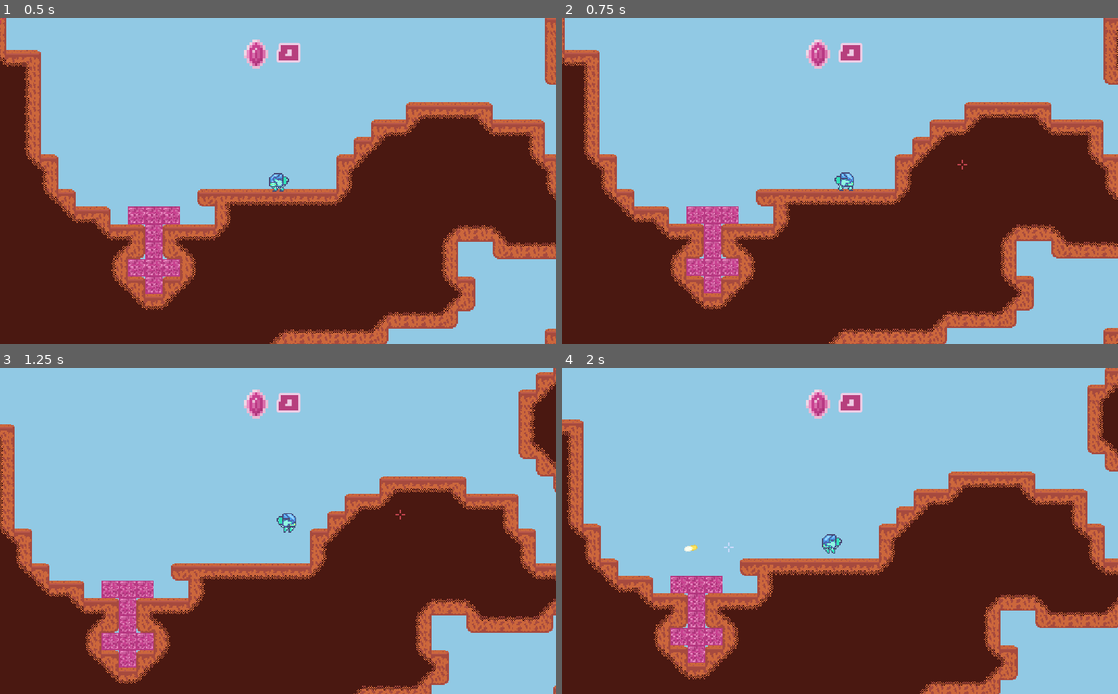
Above: before the commit, frames 1-4 (two rows, left to right).
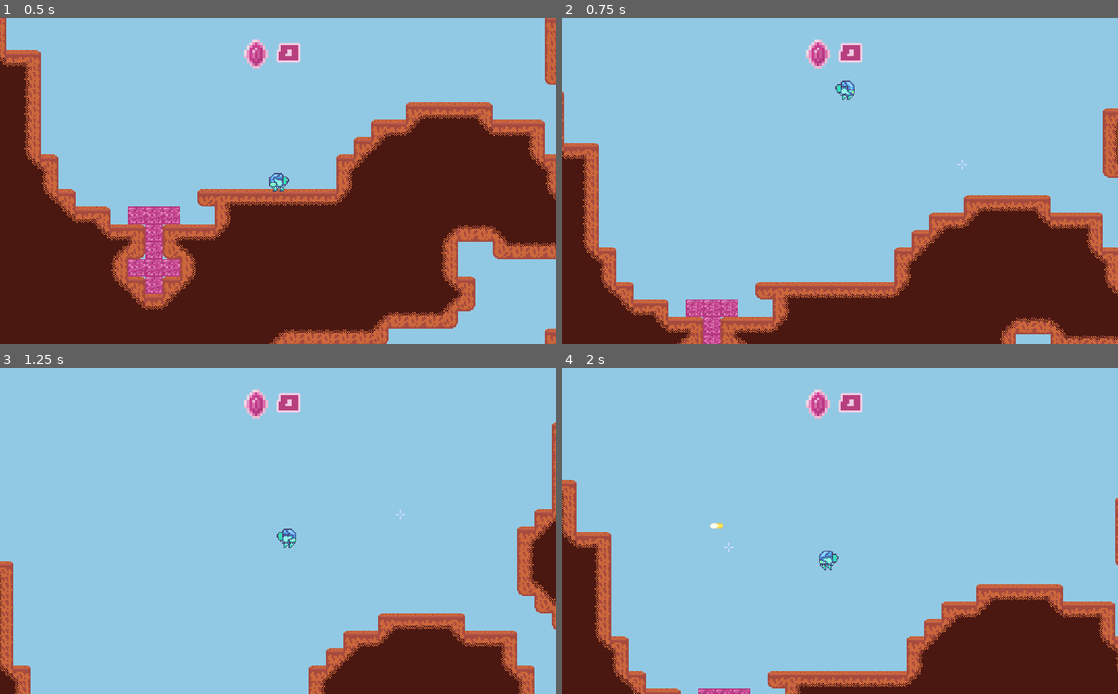
Above: after the commit, the same moments.

Repository: MichaelRRyan/Mecha-Miners
Game: Godot game, scene res://scenes/Gameplay.tscn
The game is run twice, just before and just after one commit, with the same random seed, the same clock (stepped at 60 frames per second) and the same inputs.
Inputs (mouse positions are in pixels of both pictures, inside the frame that each line leads up to):
- Up to frame 1 (0.5 s): no input
- Up to frame 2 (0.75 s): tap Enter at 0.5 s; move the mouse to (962, 164) at 0.52 s; hold D (move_right) from 0.53 s (still down); tap K at 0.6 s
- Up to frame 3 (1.25 s): keep holding D (move_right); tap W (jump) at 0.77 s
- Up to frame 4 (2 s): move the mouse to (728, 547) at 1.27 s; release D (move_right) at 1.28 s; hold A (move_left) from 1.28 s (still down); click (728, 547) at 1.35 s; tap W (jump) at 1.52 s; tap K at 1.55 s

Frame 1 is identical in both runs. In frame 2, 45% of the frame differs, in the area x 0-100%, y 0-100%; in frame 3, 47%; in frame 4, 45%.

Commit message:
Began making the player drop crystals on death

Diff:
--- a/scenes/CrystalShard.tscn
+++ b/scenes/CrystalShard.tscn
@@ -150,7 +150,7 @@
 
 [node name="PickupParticles" type="Particles2D" parent="."]
 position = Vector2( 0, -3 )
-z_index = 2
+z_index = 100
 emitting = false
 amount = 12
 lifetime = 0.6
@@ -160,6 +160,7 @@
 texture = ExtResource( 3 )
 
 [node name="DestroyTimer" type="Timer" parent="."]
+wait_time = 0.6
 one_shot = true
 
 [connection signal="body_entered" from="Area2D" to="." method="_on_Area2D_body_entered"]
--- a/scripts/CrystalShard.gd
+++ b/scripts/CrystalShard.gd
@@ -11,6 +11,11 @@
 	$PickupParticles.restart()
 
 
+func spawn(_position):
+	position = _position
+	velocity = Vector2(rand_range(-50, 50), rand_range(-10, -70))
+
+
 func _physics_process(delta):
 	velocity.y += gravity * delta
 	velocity = move_and_slide(velocity, Vector2.UP)
@@ -19,26 +24,28 @@
 
 
 func __check_for_floor():
-	var on_floor = is_on_floor()
+	if $DestroyTimer.is_stopped():
+		var on_floor = is_on_floor()
 
-	# If the on_floor state has changed since last check.
-	if was_on_floor != on_floor:
-		if not was_on_floor and on_floor:
-			$Animator.play("bob")
-			$ShadowSprite.show()
+		# If the on_floor state has changed since last check.
+		if was_on_floor != on_floor:
+			if not was_on_floor and on_floor:
+				$Animator.play("bob")
+				$ShadowSprite.show()
 
-		elif was_on_floor and not on_floor:
-			$Animator.stop(true)
-			$ShadowSprite.hide()
+			elif was_on_floor and not on_floor:
+				$Animator.stop(true)
+				$ShadowSprite.hide()
 
-		was_on_floor = on_floor
+			was_on_floor = on_floor
 
 
 func _on_Area2D_body_entered(body):
-	if body.is_in_group("player"):
-		if body.has_method("pickup_crystal"):
-			body.pickup_crystal()
-			__on_picked_up()
+	if $DestroyTimer.is_stopped():
+		if body.is_in_group("player"):
+			if body.has_method("pickup_crystal"):
+				if body.pickup_crystal():
+					__on_picked_up()
 
 
 func __on_picked_up():
--- a/scripts/Player.gd
+++ b/scripts/Player.gd
@@ -25,6 +25,7 @@
 # -- Private Variables --
 var animation_id = 0
 var crystals = 0
+var respawning = false
 
 
 enum AnimationName {
@@ -235,14 +236,44 @@
 	health -= damage
 
 	if health <= 0:
-		emit_signal("died")
-		#queue_free()
+		die()
+
+
+# -----------------------------------------------------------------------------
+func die():
+	respawning = true
+
+	var terrains = get_tree().get_nodes_in_group("terrain")
+	if terrains and not terrains.empty():
+
+		var terrain = terrains[0]
+
+		if (terrain.has_method("spawn_crystals")):
+			terrain.spawn_crystals(position, crystals)
+
+	crystals = 0
+	emit_signal("crystal_amount_changed", crystals)
+	emit_signal("died")
+
+
+# -----------------------------------------------------------------------------
+func _input(event):
+	if event is InputEventKey and event.scancode == KEY_K and event.is_pressed():
+		die()
 
 
 # -----------------------------------------------------------------------------
 func pickup_crystal():
-	crystals += 1
-	emit_signal("crystal_amount_changed", crystals)
-
-
-# -----------------------------------------------------------------------------
+	if not respawning:
+		crystals += 1
+		emit_signal("crystal_amount_changed", crystals)
+		return true
+	return false
+
+
+# -----------------------------------------------------------------------------
+func set_respawning(flag):
+	respawning = flag
+
+
+# -----------------------------------------------------------------------------
--- a/scripts/PlayerManager.gd
+++ b/scripts/PlayerManager.gd
@@ -59,9 +59,10 @@
 
 
 # -----------------------------------------------------------------------------
-func _on_player_died(player):
+func _on_player_died(player : Node2D):
 	player.position = spawn_point
 	player.health = base_player_health
+	player.call_deferred("set_respawning", false)
 
 
 # -----------------------------------------------------------------------------
--- a/scripts/Terrain.gd
+++ b/scripts/Terrain.gd
@@ -96,11 +96,7 @@
 	var type = get_cellv(tile_position)
 
 	if TileType.Crystal == type:
-		for i in range(1, 5):
-			var crystal = CrystalShard.instance()
-			crystal.position = tile_position * 16.0 + Vector2(8.0, 9.0)
-			crystal.velocity = Vector2(rand_range(-50, 50), rand_range(-10, -70))
-			add_child(crystal)
+		spawn_crystals(tile_position * 16.0 + Vector2(8.0, 9.0), randi() % 5 + 1)
 
 	# Removes the cell and updates the surrounding cells.
 	set_cellv(tile_position, -1)
@@ -112,3 +108,11 @@
 
 
 # -----------------------------------------------------------------------------
+func spawn_crystals(_position, amount):
+	for _i in range(amount):
+		var crystal = CrystalShard.instance()
+		crystal.spawn(_position)
+		add_child(crystal)
+
+
+# -----------------------------------------------------------------------------
